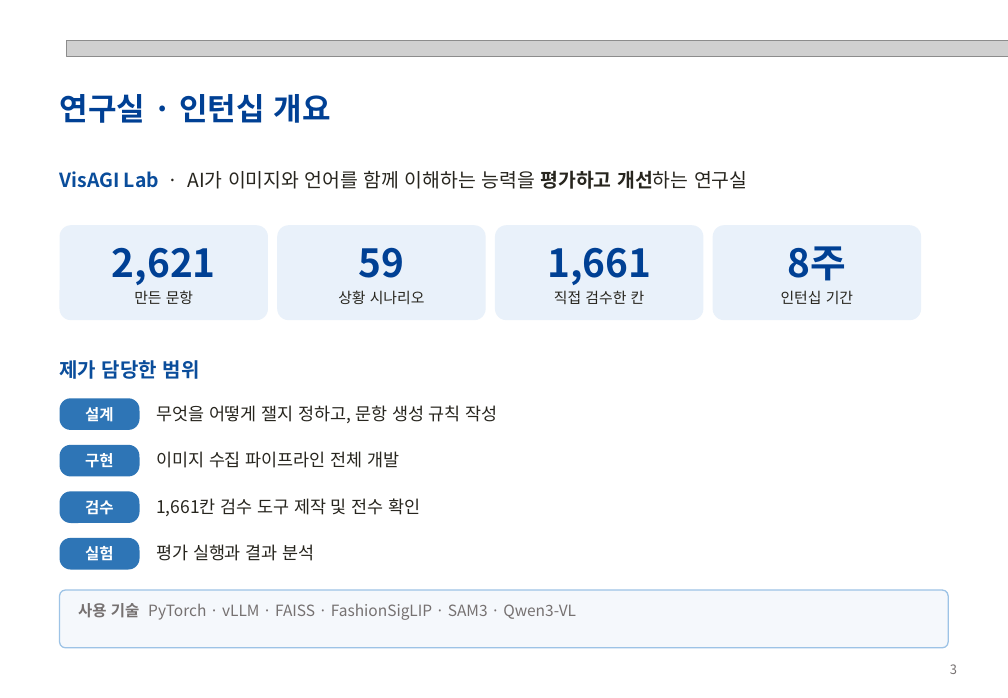
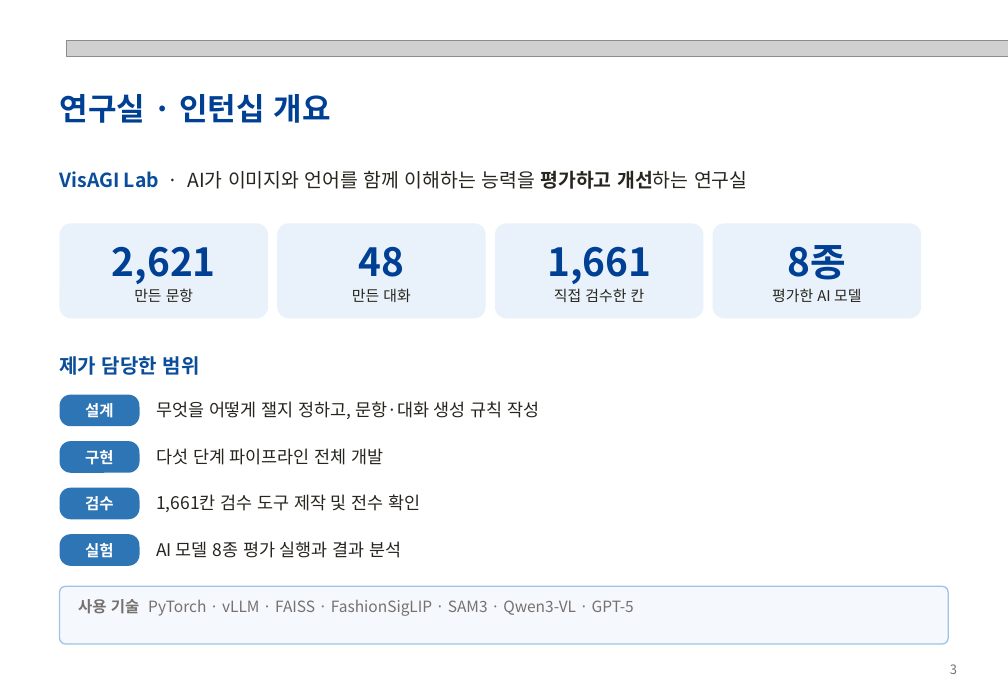
Before and after one commit to hjhj6411/tpo, a slide deck: slide 3 of presentation/POD-Bench_성과발표.pptx. Drawn at 1008x698 pixels with LibreOffice and Linux fonts; fonts in the diff are those of the drawing; grey boxes stand for pictures. Boxes give left, top, right and bottom in pixels: in the first picture for what was removed or moved away, otherwise in the second. Text is boxed around its words. In the diff, an @@ line names an element or a change of style, - is before the commit and + after.

```diff
--- a/presentation/POD-Bench_성과발표.pptx
+++ b/presentation/POD-Bench_성과발표.pptx
@@ text in rounded rectangle at <box>352,247,410,302</box>: text changed @@
-59
-상황 시나리오
+48
+만든 대화
@@ text in rounded rectangle at <box>772,245,861,302</box>: text changed @@
-8주
-인턴십 기간
+8종
+평가한 AI 모델
@@ text at <box>156,401,539,419</box>: text changed @@
-무엇을 어떻게 잴지 정하고, 문항 생성 규칙 작성
+무엇을 어떻게 잴지 정하고, 문항·대화 생성 규칙 작성
@@ text at <box>156,448,383,465</box>: text changed @@
-이미지 수집 파이프라인 전체 개발
+다섯 단계 파이프라인 전체 개발
@@ text at <box>156,541,401,558</box>: text changed @@
-평가 실행과 결과 분석
+AI 모델 8종 평가 실행과 결과 분석
@@ 5 rounded rectangles, 2 texts: place and size @@
-5 rounded rectangles, 2 texts at <box>60,360,948,648</box>
+5 rounded rectangles, 2 texts at <box>60,356,948,644</box>
@@ text at <box>78,599,634,616</box>: text changed @@
-사용 기술 PyTorch · vLLM · FAISS · FashionSigLIP · SAM3 · Qwen3-VL
+사용 기술 PyTorch · vLLM · FAISS · FashionSigLIP · SAM3 · Qwen3-VL · GPT-5
```
Also in this commit, not shown: 7 other slides changed, 8 slides added, 3 slides removed, 5 other files.
